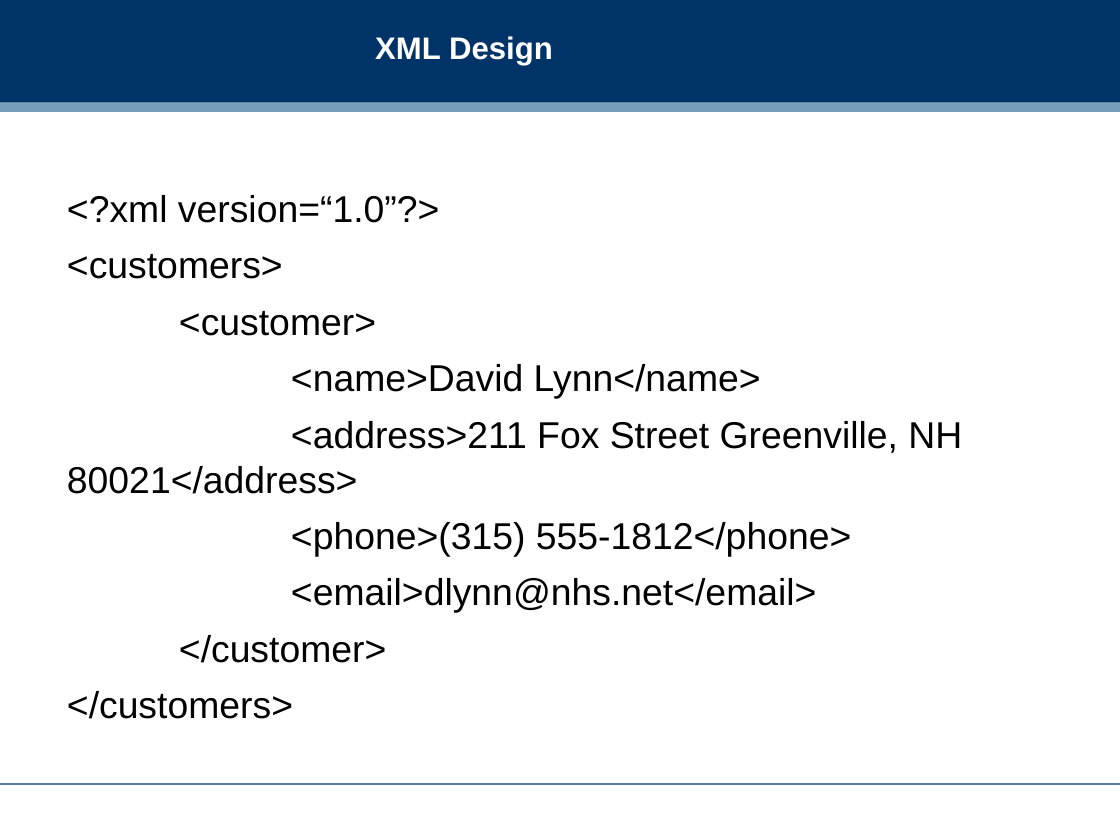
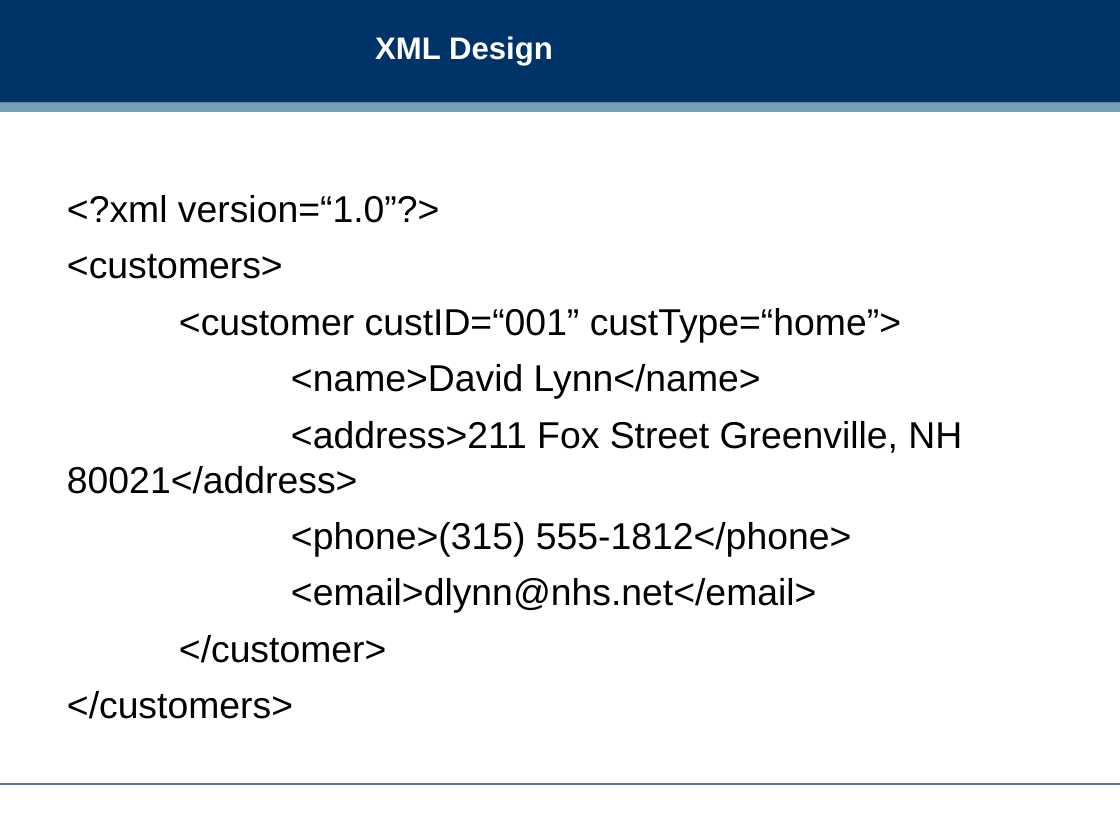
Before and after one commit to dreamind/ix, a slide deck: slide 12 of lectures/representing-data/json.ppt. Drawn at 1120x840 pixels with LibreOffice and Linux fonts; fonts in the diff are those of the drawing; background and template pictures are left out. Boxes give left, top, right and bottom in pixels: in the first picture for what was removed or moved away, otherwise in the second. Text is boxed around its words. In the diff, an @@ line names an element or a change of style, - is before the commit and + after.

Commit message:
Updating JSON slides and landing page

```diff
--- a/lectures/representing-data/json.ppt
+++ b/lectures/representing-data/json.ppt
@@ text at [179, 308, 901, 342]: text changed @@
-<customer>
+<customer custID=“001” custType=“home”>
```
Also in this commit, not shown: 1 other file.
